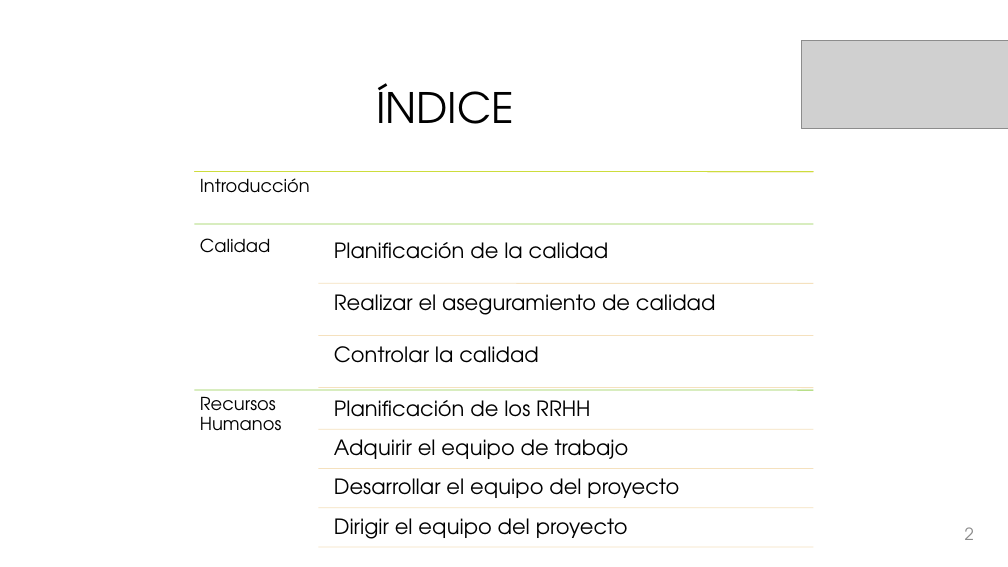
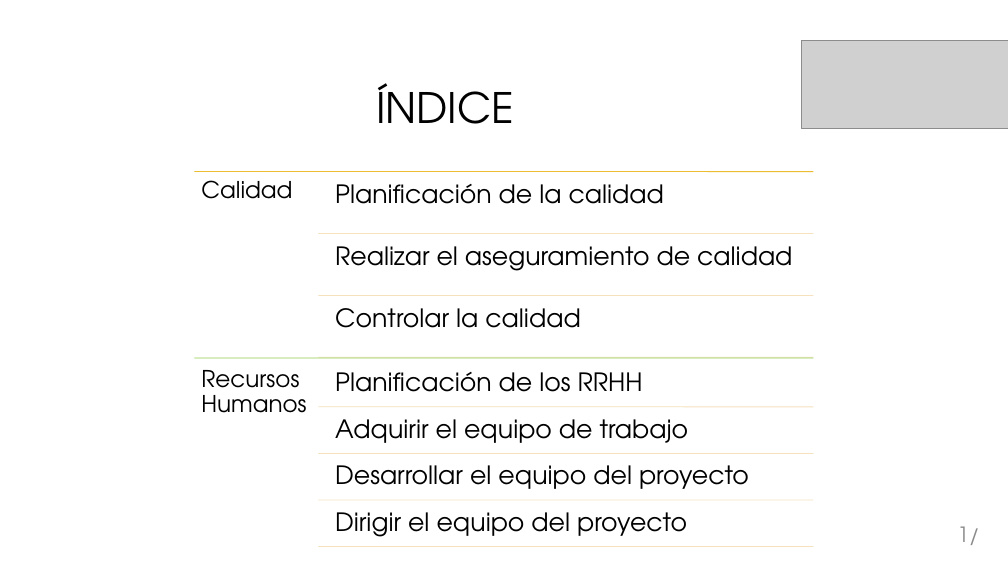
Before and after one commit to galledohm/Gestion_Proyectos, a slide deck: slide 2 of Documentos_generados/3. Gestion de Calidad y RRHH/Presentación3.pptx. Drawn at 1008x567 pixels with LibreOffice and Linux fonts; fonts in the diff are those of the drawing; grey boxes stand for pictures; background and template pictures are left out. Boxes give left, top, right and bottom in pixels: in the first picture for what was removed or moved away, otherwise in the second. Text is boxed around its words. In the diff, an @@ line names an element or a change of style, - is before the commit and + after.

Commit message:
Subo una presentación de otro grupo del año pasado. Además una versión nueva de la presentación nuestra de calidad&RRHH.

```diff
--- a/Documentos_generados/3. Gestion de Calidad y RRHH/Presentación3.pptx
+++ b/Documentos_generados/3. Gestion de Calidad y RRHH/Presentación3.pptx
@@ text "Calidad" at [201,180,292,199]: size 17 to 22 pt; more space between paragraphs @@
@@ text "Calidad": place and size @@
-text "Calidad" at [200,238,271,253]
+text "Calidad" at [201,180,292,199]
@@ line removed from (194, 172) to (814, 172) @@
@@ text removed at [200,178,310,193] @@
-Introducción
@@ size 20 to 24 pt; more space between paragraphs in 7 elements at [335,512,687,537], [335,465,749,489], [335,419,689,443], [335,372,643,392], [335,308,580,328], [335,246,792,271], [335,184,664,204] @@
@@ text "Planificación de la calidad": place and size @@
-text "Planificación de la calidad" at [334,242,609,259]
+text "Planificación de la calidad" at [335,184,664,204]
@@ line moved from (194, 224) - (814, 224) to (318, 234) - (814, 234) @@
@@ line (318, 234) - (814, 234): stroke #92CE4A 0.75 pt to #F6E1BE 0.75 pt @@
@@ text "Realizar el aseguramiento de calidad": place and size @@
-text "Realizar el aseguramiento de calidad" at [334,294,716,315]
+text "Realizar el aseguramiento de calidad" at [335,246,792,271]
@@ line moved from (318, 284) - (814, 284) to (318, 296) - (814, 296) @@
@@ text "Controlar la calidad": place and size @@
-text "Controlar la calidad" at [334,346,539,363]
+text "Controlar la calidad" at [335,308,580,328]
@@ line moved from (194, 390) - (814, 390) to (194, 358) - (814, 358) @@
@@ line moved from (318, 336) - (814, 336) to (318, 358) - (814, 358) @@
@@ text "Recursos Humanos": place and size @@
-text "Recursos Humanos" at [200,396,282,431]
+text "Recursos Humanos" at [201,370,306,413]
@@ text "Recursos Humanos" at [201,370,306,413]: size 17 to 22 pt; more space between paragraphs @@
@@ text "Planificación de los RRHH": place and size @@
-text "Planificación de los RRHH" at [334,400,590,417]
+text "Planificación de los RRHH" at [335,372,643,392]
@@ line moved from (318, 388) - (814, 388) to (318, 407) - (814, 407) @@
@@ text "Adquirir el equipo de trabajo": place and size @@
-text "Adquirir el equipo de trabajo" at [334,439,629,459]
+text "Adquirir el equipo de trabajo" at [335,419,689,443]
@@ line removed from (318, 430) to (814, 430) @@
@@ line moved from (318, 469) - (814, 469) to (318, 454) - (814, 454) @@
@@ text "Desarrollar el equipo del proyecto": place and size @@
-text "Desarrollar el equipo del proyecto" at [334,478,679,498]
+text "Desarrollar el equipo del proyecto" at [335,465,749,489]
@@ line moved from (318, 508) - (814, 508) to (318, 500) - (814, 500) @@
@@ page number at [957,526,979,545]: text changed; size 16 to 20 pt @@
-2
+1/
```
Also in this commit, not shown: 8 other slides changed, 2 slides added, 24 slides removed, 1 other file.
